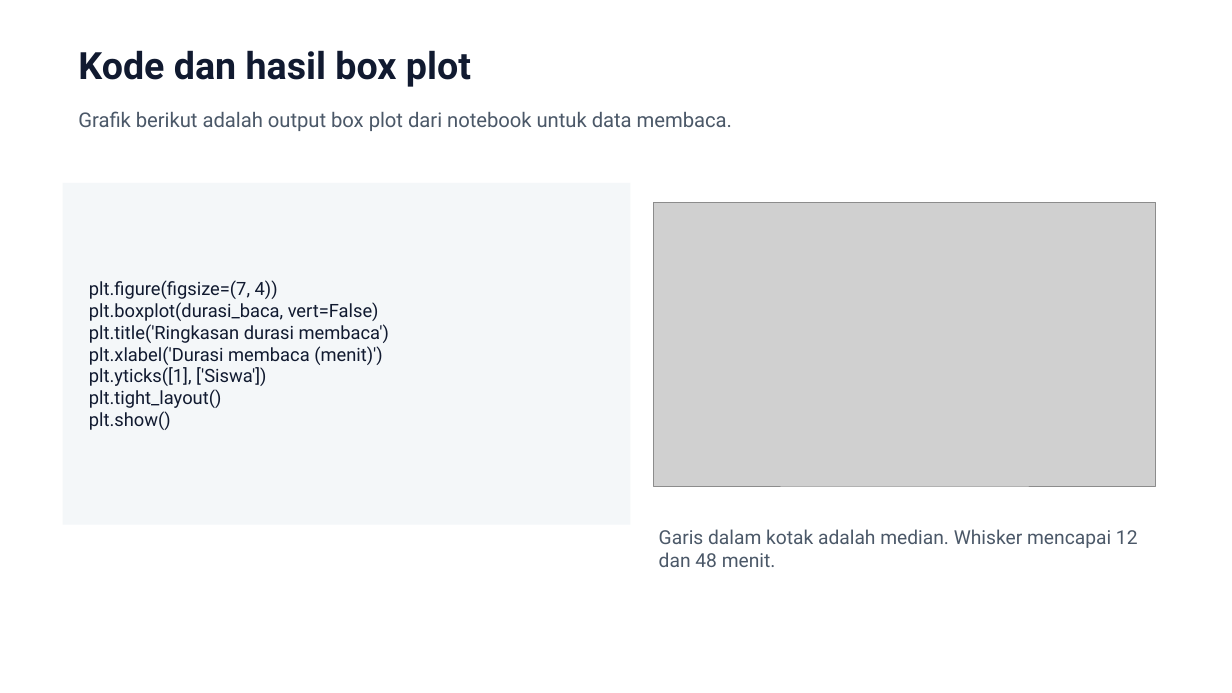
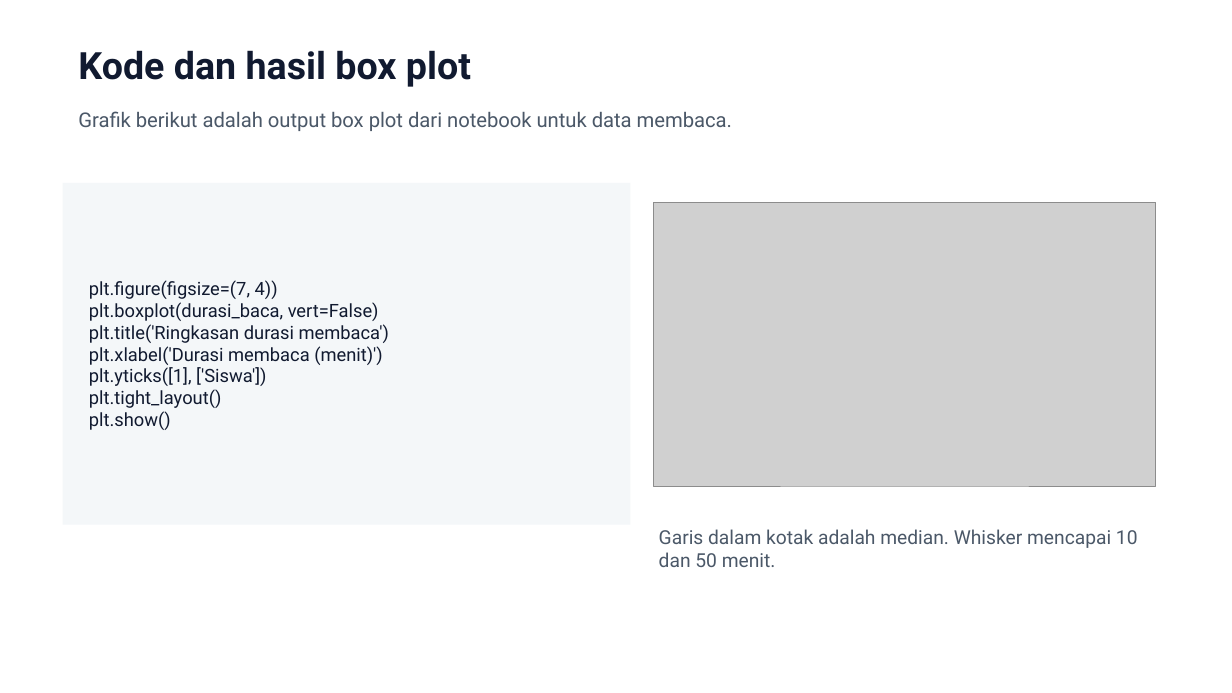
Before and after one commit to daf2a/course, a slide deck: slide 15 of level-03/04-histogram-dan-box-plot/slide/Histogram_dan_Box_Plot_final.pptx. Drawn at 1232x693 pixels with LibreOffice and Linux fonts; fonts in the diff are those of the drawing; grey boxes stand for pictures. Boxes give left, top, right and bottom in pixels: in the first picture for what was removed or moved away, otherwise in the second. Text is boxed around its words. In the diff, an @@ line names an element or a change of style, - is before the commit and + after.

```diff
--- a/level-03/04-histogram-dan-box-plot/slide/Histogram_dan_Box_Plot_final.pptx
+++ b/level-03/04-histogram-dan-box-plot/slide/Histogram_dan_Box_Plot_final.pptx
@@ text at [659, 529, 1138, 567]: text changed @@
-Garis dalam kotak adalah median. Whisker mencapai 12 dan 48 menit.
+Garis dalam kotak adalah median. Whisker mencapai 10 dan 50 menit.
```
Also in this commit, not shown: 7 other slides changed, 2 slides added, 2 slides removed, 2 other files.
